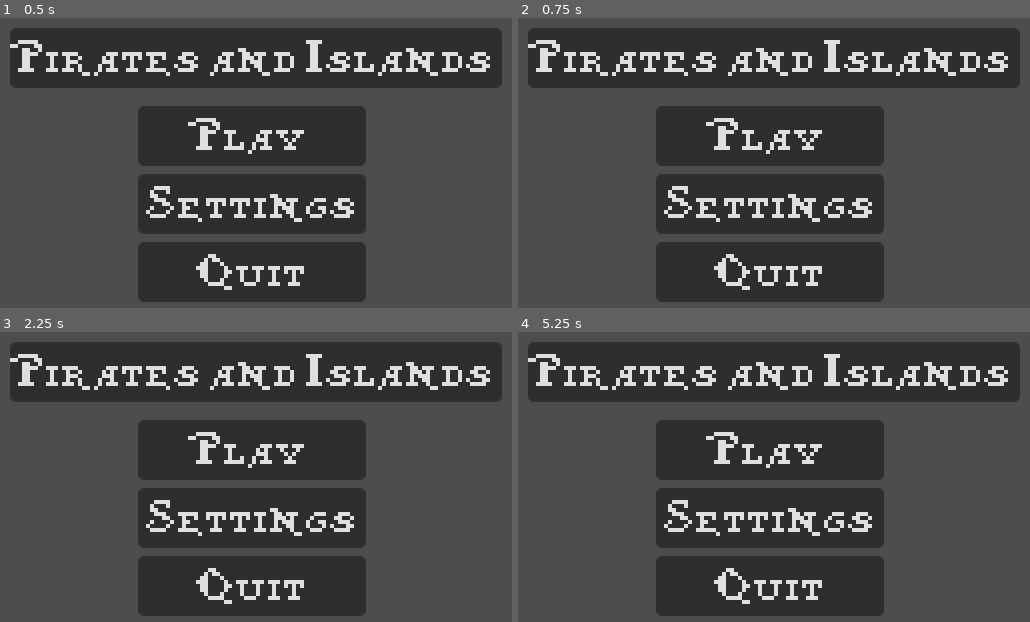
Above: before the commit, frames 1-4 (two rows, left to right).
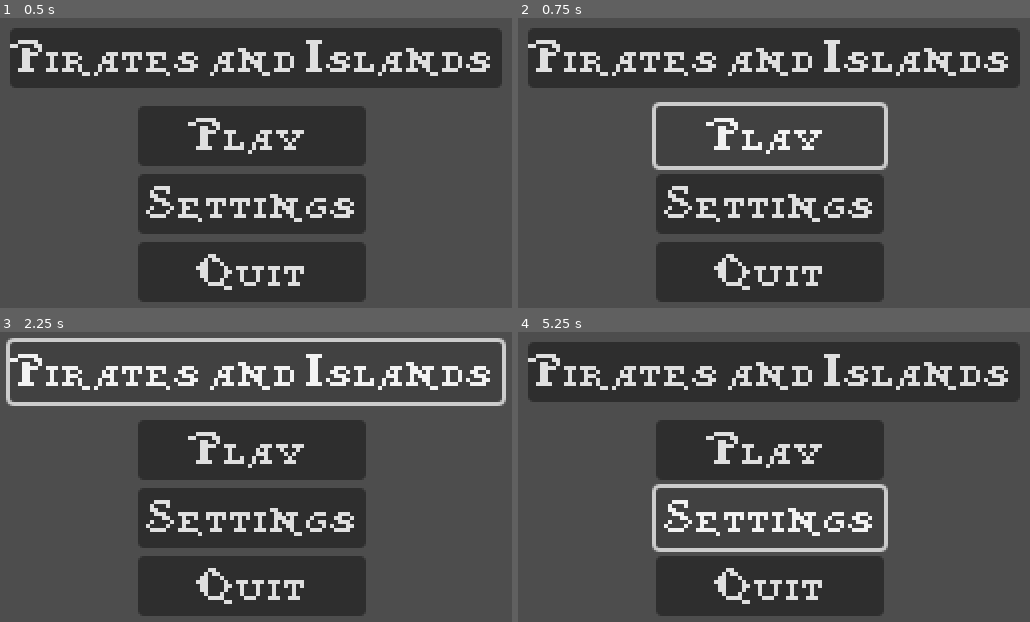
Above: after the commit, the same moments.

Repository: jetexe-0/pirates-and-islands
Game: Godot game, scene res://main_menu.tscn
Same seed, same stepped clock (60 frames per second), same inputs: the game is played once before the commit and once after it.
Inputs:
- Up to frame 1 (0.5 s): no input
- Up to frame 2 (0.75 s): click "Play" at 0.5 s
- Up to frame 3 (2.25 s): click "Play" at 1.25 s; click "Pirates and Islands" at 2 s
- Up to frame 4 (5.25 s): click "Pirates and Islands" at 2.75 s; click "Play" at 3.5 s; click "Pirates and Islands" at 4.25 s; click "Settings" at 5 s

Frame 1 is identical in both runs. In frame 2, 1.6% of the frame differs, in the area x 26-73%, y 28-53%; in frame 3, 3.0%, in the area x 1-99%, y 2-26%; in frame 4, 1.6%.

Commit message:
auto update

Diff:
--- a/main_menu.tscn
+++ b/main_menu.tscn
@@ -42,9 +42,3 @@
 offset_bottom = 45.0
 theme_override_fonts/font = ExtResource("1_06t4h")
 text = "Pirates and Islands"
-
-[node name="TextureRect" type="TextureRect" parent="."]
-z_index = -2
-layout_mode = 0
-offset_right = 318.0
-offset_bottom = 182.0
Binary file added: grass.png
Not shown, added: grass.png.import
